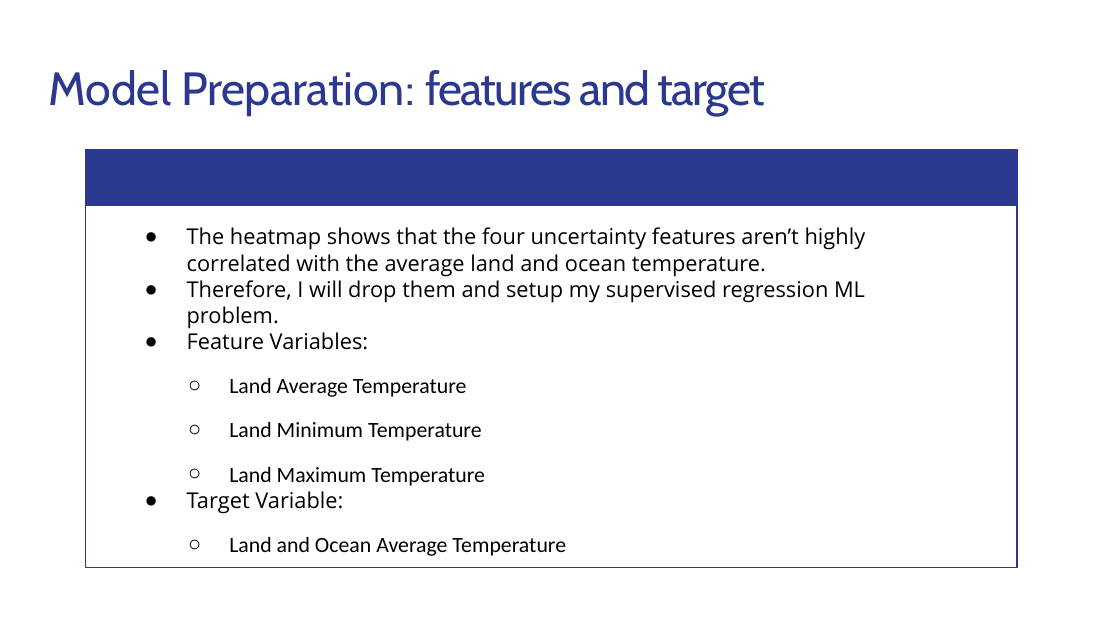
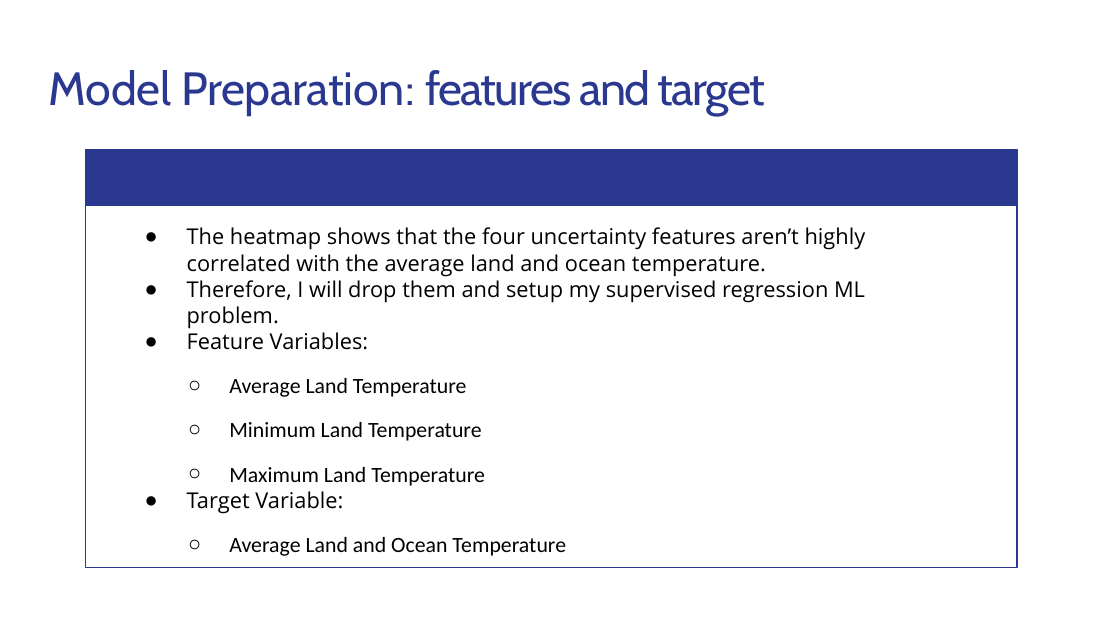
Before and after one commit to matthewshawnkehoe/Data-Science-Projects, a slide deck: slide 14 of Capstone Projects/Capstone_Two_Supervised_ML/Predicting_Temperature_Change.pptx. Drawn at 1120x630 pixels with LibreOffice and Linux fonts; fonts in the diff are those of the drawing. Boxes give left, top, right and bottom in pixels: in the first picture for what was removed or moved away, otherwise in the second. Text is boxed around its words. In the diff, an @@ line names an element or a change of style, - is before the commit and + after.

```diff
--- a/Capstone Projects/Capstone_Two_Supervised_ML/Predicting_Temperature_Change.pptx
+++ b/Capstone Projects/Capstone_Two_Supervised_ML/Predicting_Temperature_Change.pptx
@@ text at (229,378,485,486): text changed @@
-  ○ Land Average Temperature
-  ○ Land Minimum Temperature
-  ○ Land Maximum Temperature
+  ○ Average Land Temperature
+  ○ Minimum Land Temperature
+  ○ Maximum Land Temperature
@@ text at (229,537,566,556): text changed @@
-  ○ Land and Ocean Average Temperature
+  ○ Average Land and Ocean Temperature
```
Also in this commit, not shown: 6 other slides changed, 2 slides added.
